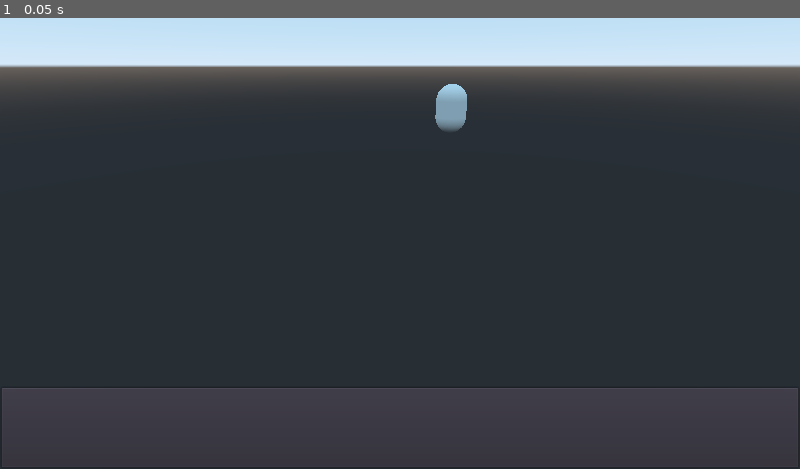
Above: before the commit, frame 1.
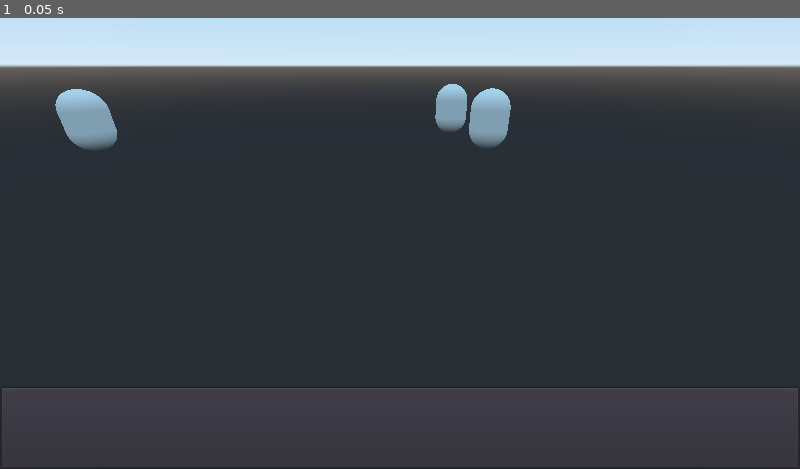
Above: after the commit, the same moment.

Repository: Ridote/godotExperiments3D
Game: Godot game, scene res://Scenes/Test.tscn
The game is run twice, just before and just after one commit, with the same random seed, the same clock (stepped at 60 frames per second) and the same inputs.
Inputs:
- Up to frame 1 (0.05 s): no input

The runs differ from the first frame. In frame 1, 1.3% of the frame differs, in the area x 6-64%, y 15-30%.

Commit message:
Conecting stuff int he gui

Diff:
--- a/RPG/Autoloads/Players.gd
+++ b/RPG/Autoloads/Players.gd
@@ -8,8 +8,8 @@
 	initialisePlayers()
 
 func initialisePlayers():
-	addPlayer("Rido", 5, 8, 4, 5, 10, 7.5)
-	addPlayer("Rido", 6, 10, 2, 7, 8, 5.4)
+	addPlayer("Rido", 5, 8, 4, 9, 10, 7.5)
+	addPlayer("Jairo", 6, 10, 2, 7, 8, 5.4)
 
 func addPlayer(_name : String, _str : int, _agi : int, _int : int, _spd : int, _HP : float, _MP : float):
 	var player = STATS_FACTORY.instance()
--- a/RPG/Character.gd
+++ b/RPG/Character.gd
@@ -1,14 +1,17 @@
 extends Spatial
 
-
+const STATS_FACTORY = preload("res://Scenes/Stats.tscn")
 class_name Character
 
 var ally : int = -1
-
-func initialize(_str, _agi, _int) -> void:
-	$Stats.initialize(_str, _agi, _int)
+var stats
+func initialize(char_name, _str, _agi, _int, _spd, HP, MP) -> void:
+	stats = STATS_FACTORY.instance()
+	stats.initialize(_str, _agi, _int, _spd, HP, MP)
+	stats.setName(char_name)
 
 func setAlly(idx):
+	stats = null
 	ally = idx
 
 func attack(enemy : Character, duration : float = 2.0):
@@ -29,5 +32,11 @@
 	yield(tween, "tween_completed")
 	print("finished")
 
+func getStats() -> int:
+	if(ally == -1):
+		return stats
+	else:
+		return Players.players[ally]
+
 func getFrontPosition() -> Vector3:
 	return transform.origin + $FrontPosition.translation
--- a/RPG/Scenes/BattleSystem/BattleManager.tscn
+++ b/RPG/Scenes/BattleSystem/BattleManager.tscn
@@ -10,20 +10,29 @@
 
 var turns : int = 0
 
-# warning-ignore:unused_class_variable
-export var enemies : Array
+var enemies = []
+var allies = []
 
 func _ready():
 	if $BattleGUI.connect(\"nextTurn\", self, \"nextTurn\"):
 		OS.alert(\"Error connecting next turn\")
-	print(Players.players.size())
+
+	var positionOffset = 0
 	for player_id in range(0,Players.players.size()):
-		print(player_id)
 		var new_character = characterScene.instance()
 		new_character.setAlly(player_id)
 		new_character.transform.origin = $Allies.transform.origin
+		new_character.transform.origin.z += positionOffset
+		positionOffset += 5
+		allies.push_back(new_character)
 		add_child(new_character)
 
+	#TODO Enemies
+	var new_character = characterScene.instance()
+	new_character.transform.origin = $Enemies.transform.origin
+	new_character.initialize(\"Dago\", 12, 14, 15, 5, 25, 30)
+	enemies.push_back(new_character)
+	add_child(new_character)
 
 func nextTurn() -> void:
 	turns += 1
@@ -31,7 +40,6 @@
 
 [node name="BattleManager" type="Node"]
 script = SubResource( 1 )
-enemies = [  ]
 
 [node name="BattleGUI" parent="." instance=ExtResource( 1 )]
 
Binary file added: RPG/Models/monigote.glb
Not shown, added: RPG/Models/monigote.glb.import
